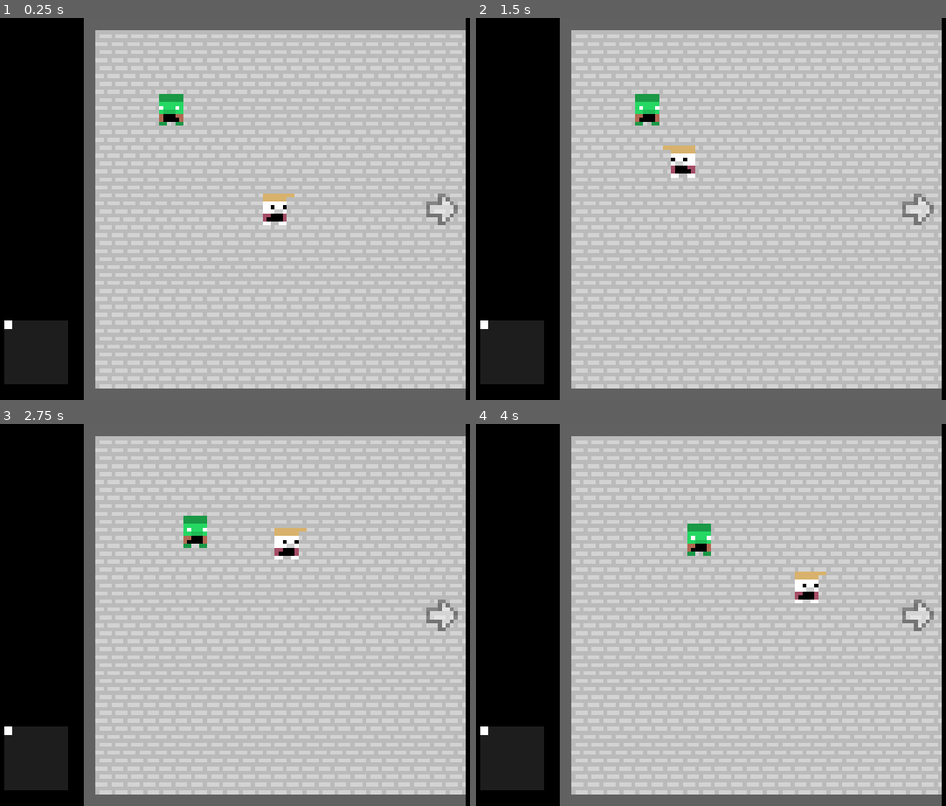
Above: before the commit, frames 1-4 (two rows, left to right).
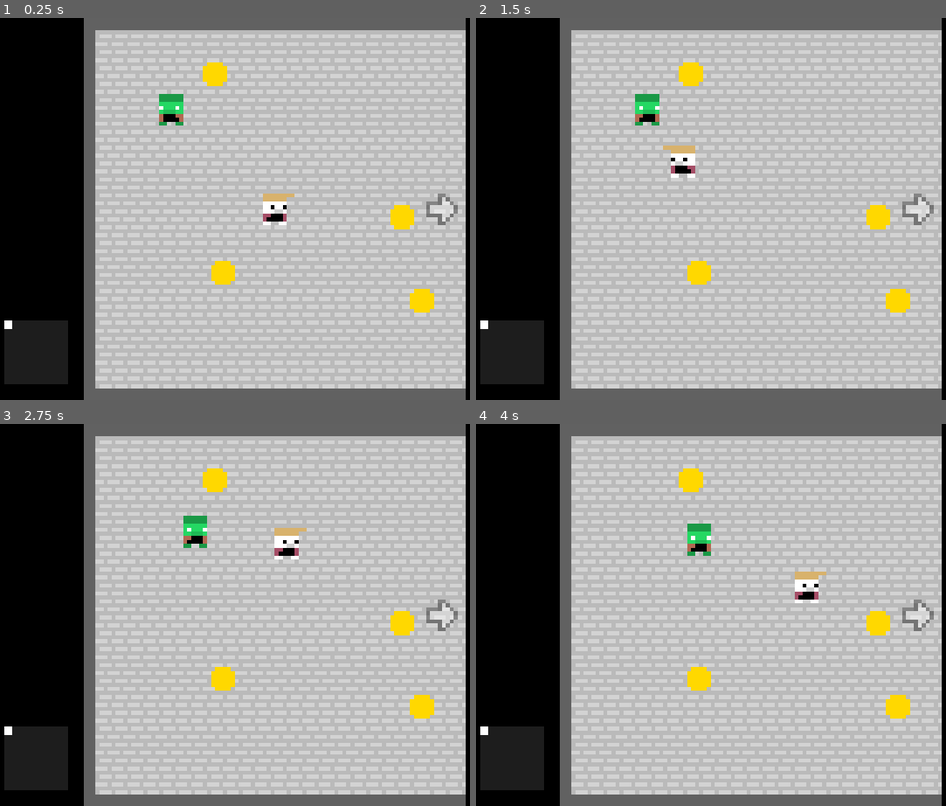
Above: after the commit, the same moments.

Repository: sjerpsthomas/escaping-laon
Game: Godot game, scene res://world/world.tscn
The game is run twice, just before and just after one commit, with the same random seed, the same clock (stepped at 60 frames per second) and the same inputs.
Inputs (mouse positions are in pixels of both pictures, inside the frame that each line leads up to):
- Up to frame 1 (0.25 s): no input
- Up to frame 2 (1.5 s): tap Enter at 0.5 s; move the mouse to (645, 109) at 0.52 s; press the mouse at (645, 109) at 0.53 s; move the mouse to (635, 228) at 1.27 s; release the mouse at (635, 228) at 1.28 s; click (635, 228) at 1.35 s
- Up to frame 3 (2.75 s): move the mouse to (333, 530) at 2.02 s; press the mouse at (333, 530) at 2.03 s
- Up to frame 4 (4 s): move the mouse to (720, 691) at 2.77 s; release the mouse at (720, 691) at 2.78 s; click (720, 691) at 2.85 s; move the mouse to (922, 672) at 3.52 s; press the mouse at (922, 672) at 3.53 s

The runs differ from the first frame. In frame 1, 1.1% of the frame differs, in the area x 43-93%, y 11-78%; in frame 2, 1.1%; in frame 3, 1.1%; in frame 4, 1.1%.

Commit message:
Add coins, rework entity spawning at generation

Diff:
--- /dev/null
+++ b/coin/coin.gd
@@ -0,0 +1,9 @@
+extends Node2D
+
+
+# collects the coin @ Area body_entered
+func _on_area_body_entered(body: Node2D) -> void:
+	var player := body as Player
+	if player == null: return
+
+	queue_free()
--- /dev/null
+++ b/coin/coin.tscn
@@ -0,0 +1,21 @@
+[gd_scene load_steps=4 format=3 uid="uid://bpbl1r1d3qt3"]
+
+[ext_resource type="Texture2D" uid="uid://04m4erpb052i" path="res://coin/coin.png" id="1_tjgku"]
+[ext_resource type="Script" path="res://coin/coin.gd" id="1_vf21n"]
+
+[sub_resource type="CircleShape2D" id="CircleShape2D_aft42"]
+radius = 3.16228
+
+[node name="Coin" type="Node2D"]
+texture_filter = 1
+script = ExtResource("1_vf21n")
+
+[node name="Sprite2D" type="Sprite2D" parent="."]
+texture = ExtResource("1_tjgku")
+
+[node name="Area" type="Area2D" parent="."]
+
+[node name="Shape" type="CollisionShape2D" parent="Area"]
+shape = SubResource("CircleShape2D_aft42")
+
+[connection signal="body_entered" from="Area" to="." method="_on_area_body_entered"]
--- a/world/world_tile/types/zombie_small_group.gd
+++ b/world/world_tile/types/zombie_small_group.gd
@@ -3,12 +3,5 @@
 
 # (OVERRIDE) generates content for the tile
 func generate() -> void:
-	var zombie_scene := preload("res://zombie/zombie.tscn")
-	var count := randi_range(1, 3)
-
-	for i in count:
-		var pos := Vector2(randf_range(-38, 38), randf_range(-38, 38))
-		var zombie: Zombie = zombie_scene.instantiate()
-		zombie.name = "Zombie" + str(i)
-		add_child(zombie)
-		zombie.position = pos
+	generate_zombies(randi_range(1, 3))
+	generate_coins(randi_range(0, 5))
--- a/world/world_tile/world_tile.gd
+++ b/world/world_tile/world_tile.gd
@@ -32,6 +32,28 @@
 # (ABSTRACT) generates content for the tile
 func generate() -> void: pass
 
+# generates zombies
+func generate_zombies(count: int) -> void:
+	var zombie_scene := preload("res://zombie/zombie.tscn")
+
+	for i in count:
+		var pos := Vector2(randf_range(-38, 38), randf_range(-38, 38))
+		var zombie: Zombie = zombie_scene.instantiate()
+		zombie.name = "Zombie" + str(i)
+		add_child(zombie)
+		zombie.position = pos
+
+# generates coins
+func generate_coins(count: int) -> void:
+	var coin_scene := preload("res://coin/coin.tscn")
+
+	for i in count:
+		var pos := Vector2(randf_range(-38, 38), randf_range(-38, 38))
+		var coin: Node2D = coin_scene.instantiate()
+		coin.name = "Coin" + str(i)
+		add_child(coin)
+		coin.position = pos
+
 # navigates the world in the specified direction
 func go(direction: int) -> void:
 	print(direction)
--- a/world/world_tile/world_tile.tscn
+++ b/world/world_tile/world_tile.tscn
@@ -83,6 +83,8 @@
 offset_bottom = 48.0
 color = Color(0.38, 0.38, 0.38, 1)
 
+[node name="Pickups" type="Node2D" parent="."]
+
 [node name="TileMapLayer" type="TileMapLayer" parent="."]
 z_index = -2
 tile_map_data = PackedByteArray("AAD9//7/AAAAAAAAAAD9////AAAAAAAAAAD9/wAAAAAAAAAAAAD9/wEAAAAAAAAAAAD9/wIAAAAAAAAAAAD+/w …(496 unchanged characters)…
Binary file added: coin/coin.png
Not shown, added: coin/coin.png.import
